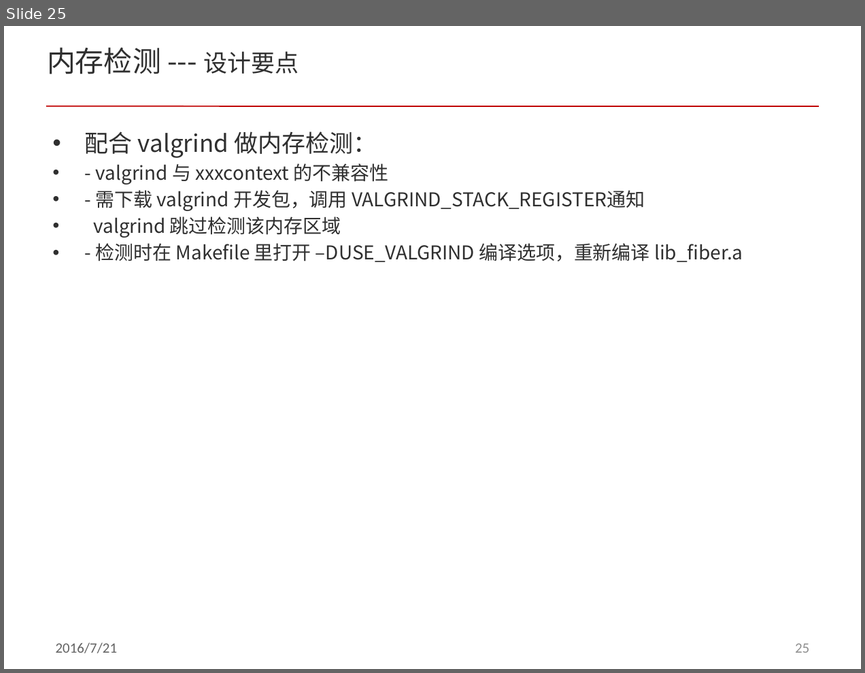
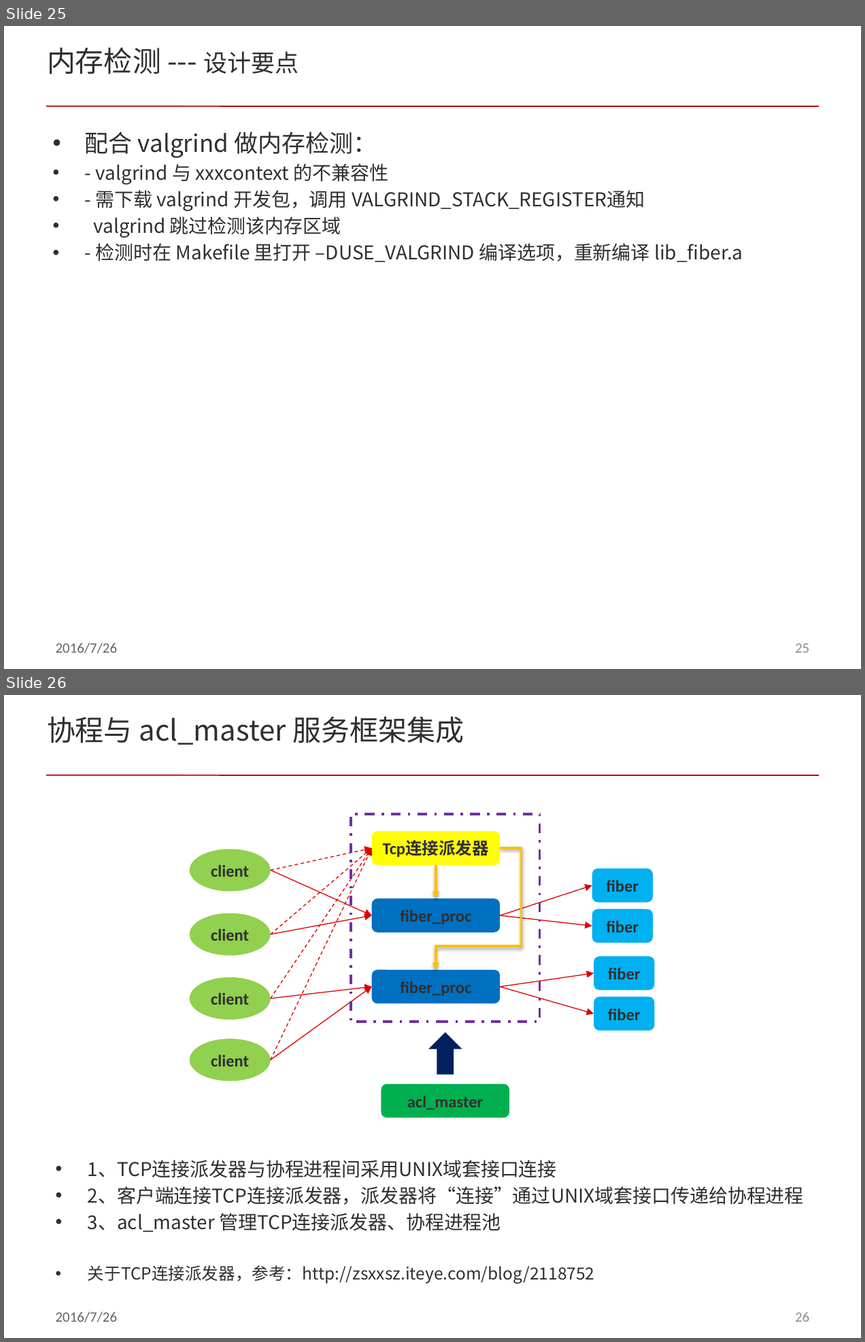
Before and after one commit to ddxflqm/acl, a slide deck: doc/acl_fiber.pptx. Shown one above the other, each under a label of ours: slide 25 before the commit, slides 25 and 26 after it. The pictures are 865x673 and 865x1342 pixels, drawn with LibreOffice and Linux fonts; fonts in the diff are those of the drawing; background and template pictures are left out. Boxes give left, top, right and bottom in pixels: in the first picture for what was removed or moved away, otherwise in the second. Text is boxed around its words. In the diff, an @@ line names an element or a change of style, - is before the commit and + after.

```diff
--- a/doc/acl_fiber.pptx
+++ b/doc/acl_fiber.pptx
@@ slide 26 added at <box>4,695,861,1338</box>, background #FFFFFF; not listed: 3 template elements that a slide beside it also shows @@
@@ title added at <box>47,716,464,745</box>, 24 pt, text #303030 @@
+协程与 acl_master 服务框架集成
@@ rectangle added at <box>351,814,540,1021</box>, outline #7030A0 2 pt dashed @@
@@ rounded rectangle added at <box>372,831,500,864</box>, fill #FFFF00, 14 pt, text #2F2F2F, bold @@
+Tcp连接派发器
@@ ellipse added at <box>190,849,271,892</box>, fill #92D050, 14 pt, text #2F2F2F, bold @@
+client
@@ arrow added from (271, 870) to (372, 849), #E10000 0.75 pt dashed @@
@@ arrow added from (271, 934) to (372, 849), #E10000 0.75 pt dashed @@
@@ arrow added from (271, 998) to (372, 849), #E10000 0.75 pt dashed @@
@@ arrow added from (271, 1060) to (372, 849), #E10000 0.75 pt dashed @@
@@ elbow arrow added from (500, 849) to (436, 970), #FFC000 2 pt @@
@@ arrow added from (271, 870) to (372, 915), #E10000 0.75 pt @@
@@ arrow added from (436, 864) to (436, 898), #FFC000 2 pt @@
@@ rounded rectangle added at <box>592,868,653,902</box>, fill #00B0F0, 14 pt, text #2F2F2F, bold @@
+fiber
@@ rounded rectangle added at <box>372,898,500,932</box>, fill #0070C0, 14 pt, text #2F2F2F, bold @@
+fiber_proc
@@ arrow added from (500, 915) to (592, 885), #E10000 0.75 pt @@
@@ ellipse added at <box>190,913,271,955</box>, fill #92D050, 14 pt, text #2F2F2F, bold @@
+client
@@ arrow added from (271, 934) to (372, 915), #E10000 0.75 pt @@
@@ arrow added from (500, 915) to (592, 926), #E10000 0.75 pt @@
@@ rounded rectangle added at <box>592,909,653,943</box>, fill #00B0F0, 14 pt, text #2F2F2F, bold @@
+fiber
@@ rounded rectangle added at <box>594,956,654,989</box>, fill #00B0F0, 14 pt, text #2F2F2F, bold @@
+fiber
@@ ellipse added at <box>190,977,271,1019</box>, fill #92D050, 14 pt, text #2F2F2F, bold @@
+client
@@ rounded rectangle added at <box>372,970,500,1004</box>, fill #0070C0, 14 pt, text #2F2F2F, bold @@
+fiber_proc
@@ arrow added from (500, 986) to (594, 972), #E10000 0.75 pt @@
@@ arrow added from (271, 998) to (372, 986), #E10000 0.75 pt @@
@@ arrow added from (271, 1060) to (372, 986), #E10000 0.75 pt @@
@@ arrow added from (500, 986) to (594, 1014), #E10000 0.75 pt @@
@@ rounded rectangle added at <box>594,997,654,1030</box>, fill #00B0F0, 14 pt, text #2F2F2F, bold @@
+fiber
@@ ellipse added at <box>190,1038,271,1081</box>, fill #92D050, 14 pt, text #2F2F2F, bold @@
+client
@@ up arrow added at <box>428,1032,462,1074</box>, fill #002060 @@
@@ rounded rectangle added at <box>381,1084,509,1117</box>, fill #00B050, 14 pt, text #2F2F2F, bold @@
+acl_master
@@ text added at <box>88,1159,804,1283</box>, 16 pt, text #303030 @@
+• 1、TCP连接派发器与协程进程间采用UNIX域套接口连接
+• 2、客户端连接TCP连接派发器，派发器将“连接”通过UNIX域套接口传递给协程进程
+• 3、acl_master 管理TCP连接派发器、协程进程池
+• 关于TCP连接派发器，参考：http://zsxxsz.iteye.com/blog/2118752
@@ slide 25 changed as well @@
@@ text at <box>56,642,118,653</box>: text changed @@
-2016/7/21
+2016/7/26
```
Also in this commit, not shown: 27 other slides changed, 1 other slide added, 1 slide removed.
